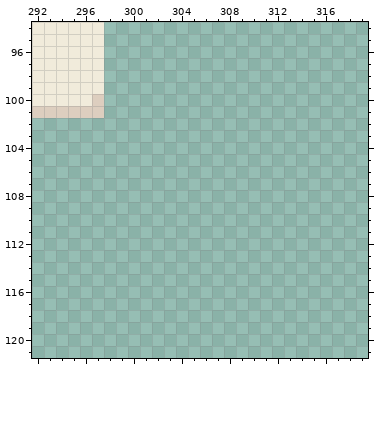
Pixel-art file, stored at assets/ui/skin.aseprite. Above is the file before it was changed.
320x930 pixels, 1 frame. Colours within 5 levels of each other are drawn and written as one. Shown: x 292..319, y 94..121.
New version:
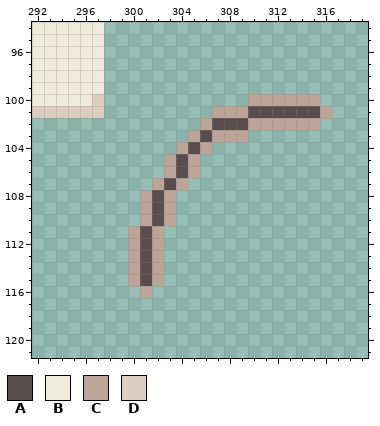
Palette (. is transparent): A #594d4d  B #f1ebdb  C #bda499  D #ddcebf
Difference:
--- layer "Skin (dibuja aquí)"
@@ x 292..319 @@
  99 BBBBBB......................
-100 BBBBBD......................
-101 DDDDDD......................
-102 ............................
-103 ............................
-104 ............................
-105 ............................
-106 ............................
-107 ............................
-108 ............................
-109 ............................
-110 ............................
-111 ............................
-112 ............................
-113 ............................
-114 ............................
-115 ............................
-116 ............................
+100 BBBBBD............CCCCCC....
+101 DDDDDD.........CCCAAAAAAC...
+102 ..............CAAACCCCCC....
+103 .............CACCC..........
+104 ............CAC.............
+105 ...........CAC..............
+106 ...........CAC..............
+107 ..........CAC...............
+108 .........CAC................
+109 .........CAC................
+110 .........CAC................
+111 ........CAC.................
+112 ........CAC.................
+113 ........CAC.................
+114 ........CAC.................
+115 ........CAC.................
+116 .........C..................
 117 ............................
Pixel boxes of the changes (left, top, right, bottom) in both pictures:
added: (128, 94, 332, 298)
